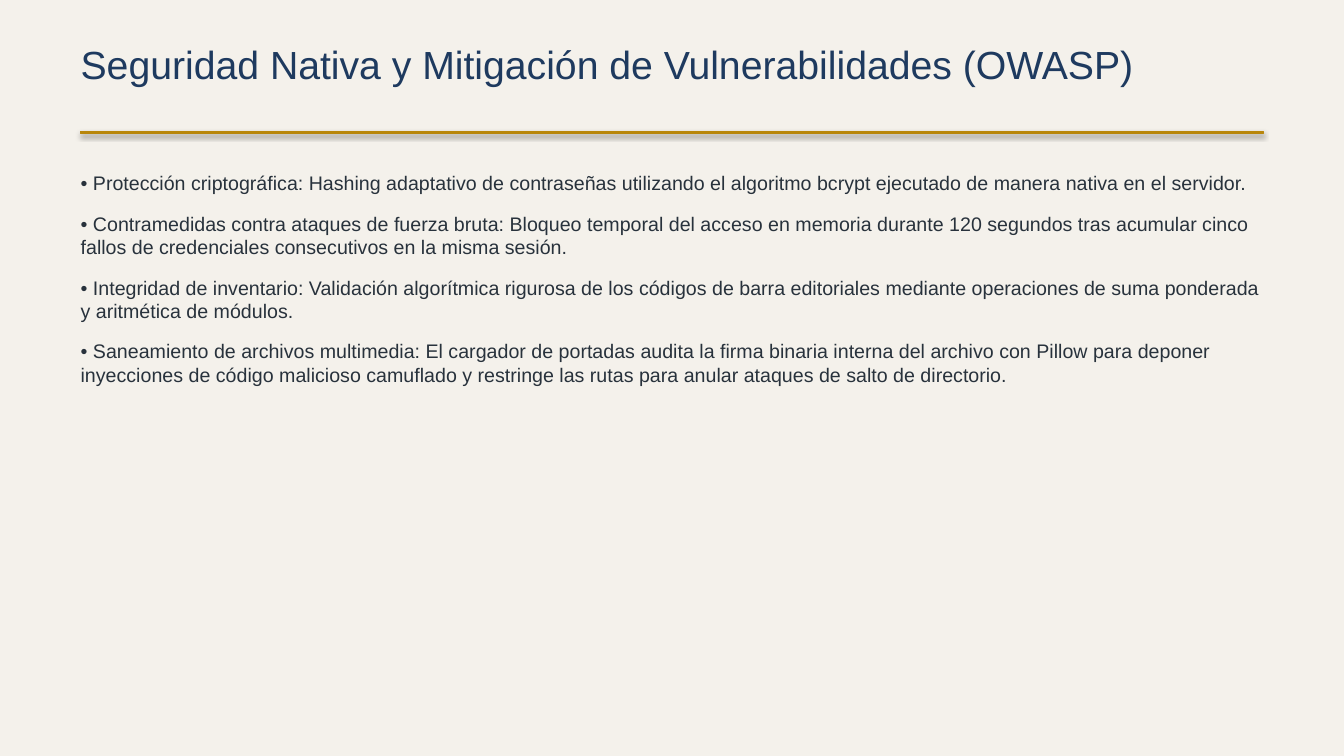
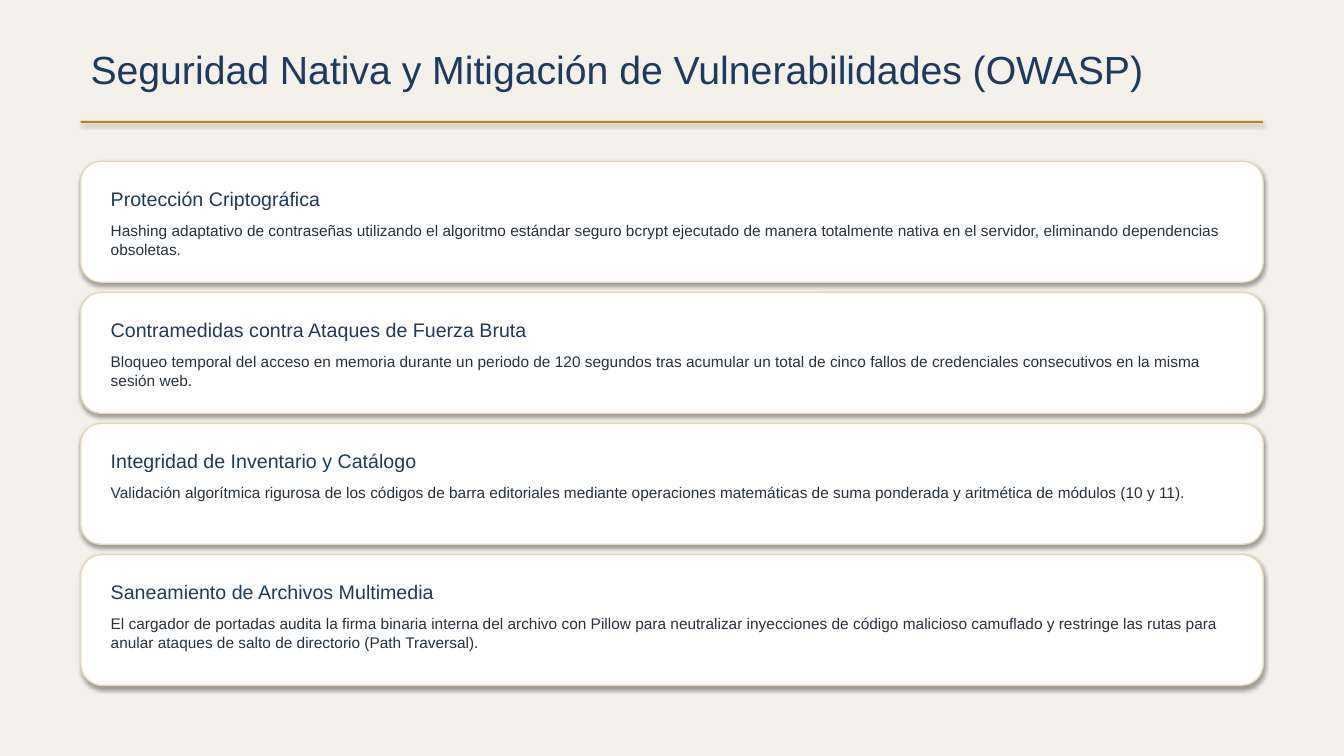
Before and after one commit to dabarra/Mi-Estanteria-Digital, a slide deck: slide 6 of Presentacion_TFM_Daniel_Barrasa.pptx. Drawn at 1344x756 pixels with LibreOffice and Linux fonts; fonts in the diff are those of the drawing. Boxes give left, top, right and bottom in pixels: in the first picture for what was removed or moved away, otherwise in the second. Text is boxed around its words. In the diff, an @@ line names an element or a change of style, - is before the commit and + after.

Commit message:
docs: actualizar presentación ejecutiva del TFM a la versión premium v3 - Incorporada la justificación metodológica de la persistencia y el enfoque PMV asistido por IA. - Añadida nueva sección con la estrategia de testing (pruebas unitarias, control de concurrencia y validación de contramedidas). - Documentadas las métricas de rendimiento del semillero automatizado (<1.5s) y de compresión multimedia de Pillow (~45%). - Establecida la hoja de ruta evolutiva a largo plazo (PostgreSQL, Amazon S3 y recomendador semántico de lecturas basado en LLMs).

```diff
--- a/Presentacion_TFM_Daniel_Barrasa.pptx
+++ b/Presentacion_TFM_Daniel_Barrasa.pptx
@@ text "Seguridad Nativa y Mitigación de ...": place and size @@
-text "Seguridad Nativa y Mitigación de ..." at [81, 50, 1133, 87]
+text "Seguridad Nativa y Mitigación de ..." at [91, 55, 1143, 92]
@@ rectangle: place and size @@
-rectangle at [81, 131, 1263, 134]
+rectangle at [81, 121, 1263, 123]
@@ rectangle at [81, 121, 1263, 123]: outline #B8860B 0.75 pt to none @@
@@ text removed at [81, 175, 1259, 386] @@
-• Protección criptográfica: Hashing adaptativo de contraseñas utilizando el algoritmo bcrypt ejecutado de manera nativa en el servidor.
-• Contramedidas contra ataques de fuerza bruta: Bloqueo temporal del acceso en memoria durante 120 segundos tras acumular cinco fallos de credenciales consecutivos en la misma sesión.
-• Integridad de inventario: Validación algorítmica rigurosa de los códigos de barra editoriales mediante operaciones de suma ponderada y aritmética de módulos.
-• Saneamiento de archivos multimedia: El cargador de portadas audita la firma binaria interna del archivo con Pillow para deponer inyecciones de código malicioso camuflado y restringe las rutas para anular ataques de salto de directorio.
@@ rounded rectangle added at [81, 161, 1263, 282], fill #FFFFFF, outline #E6D7B4 1 pt @@
@@ text added at [111, 191, 1218, 255], 11 pt, text #28323C @@
+Protección Criptográfica
+Hashing adaptativo de contraseñas utilizando el algoritmo estándar seguro bcrypt ejecutado de manera totalmente nativa en el servidor, eliminando dependencias obsoletas.
@@ rounded rectangle added at [81, 292, 1263, 413], fill #FFFFFF, outline #E6D7B4 1 pt @@
@@ text added at [111, 322, 1199, 386], 11 pt, text #28323C @@
+Contramedidas contra Ataques de Fuerza Bruta
+Bloqueo temporal del acceso en memoria durante un periodo de 120 segundos tras acumular un total de cinco fallos de credenciales consecutivos en la misma sesión web.
@@ rounded rectangle added at [81, 423, 1263, 544], fill #FFFFFF, outline #E6D7B4 1 pt @@
@@ text added at [111, 453, 1184, 502], 11 pt, text #28323C @@
+Integridad de Inventario y Catálogo
+Validación algorítmica rigurosa de los códigos de barra editoriales mediante operaciones matemáticas de suma ponderada y aritmética de módulos (10 y 11).
@@ rounded rectangle added at [81, 555, 1263, 686], fill #FFFFFF, outline #E6D7B4 1 pt @@
@@ text added at [111, 584, 1217, 651], 11 pt, text #28323C @@
+Saneamiento de Archivos Multimedia
+El cargador de portadas audita la firma binaria interna del archivo con Pillow para neutralizar inyecciones de código malicioso camuflado y restringe las rutas para anular ataques de salto de directorio (Path Traversal).
```
Also in this commit, not shown: 5 other slides changed, 3 slides added, 2 slides removed.
